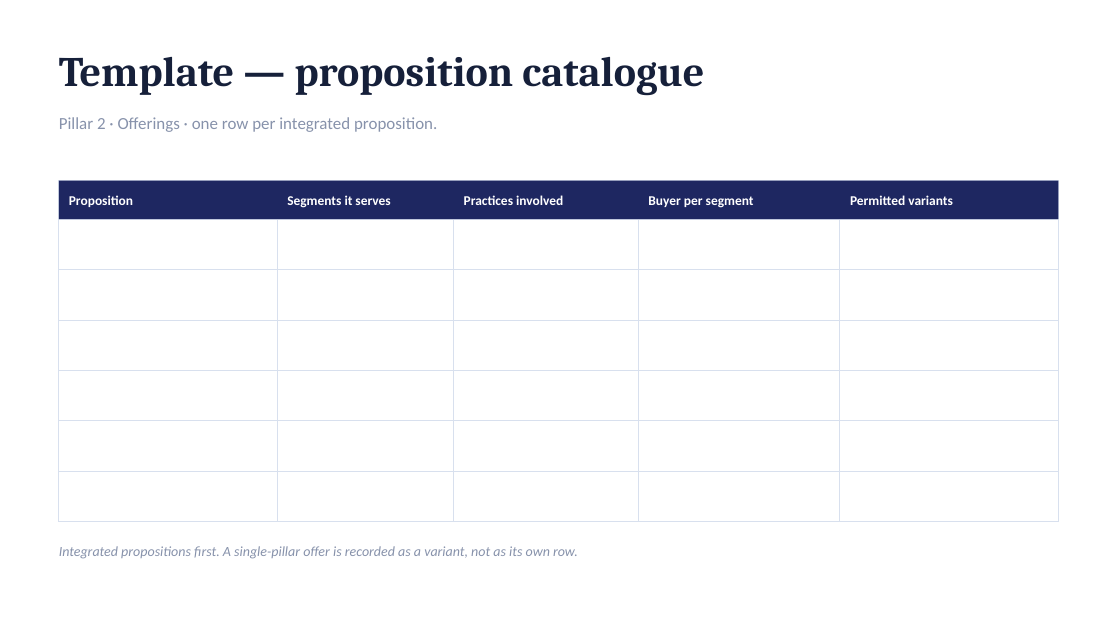
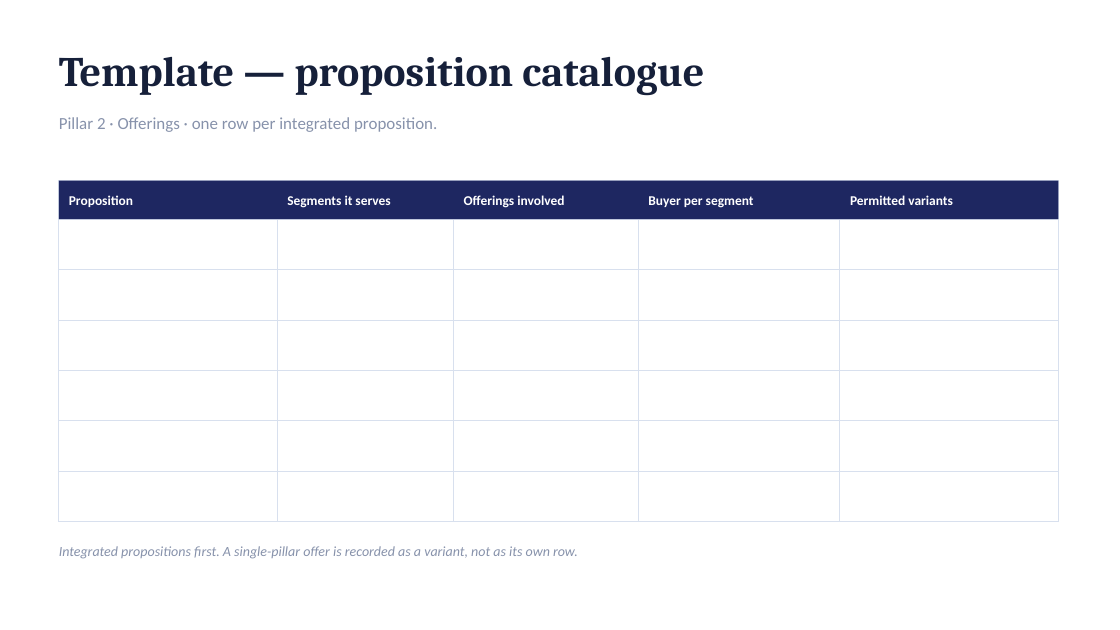
Before and after one commit to dhajjar-cyber/bae, a slide deck: slide 35 of FSI strategy/EAI&D-FSI-Strategy-Development-Plan.pptx (slide 33 before the commit). Drawn at 1120x630 pixels with LibreOffice and Linux fonts; fonts in the diff are those of the drawing. Boxes give left, top, right and bottom in pixels: in the first picture for what was removed or moved away, otherwise in the second. Text is boxed around its words. In the diff, an @@ line names an element or a change of style, - is before the commit and + after.

```diff
--- a/FSI strategy/EAI&D-FSI-Strategy-Development-Plan.pptx
+++ b/FSI strategy/EAI&D-FSI-Strategy-Development-Plan.pptx
@@ table at [59, 181, 1059, 265] @@
-row 1, column 3: Practices involved
+row 1, column 3: Offerings involved
@@ text at [462, 195, 567, 208]: text changed @@
-Practices involved
+Offerings involved
```
Also in this commit, not shown: 12 other slides changed, 2 slides added, 3 other files.
